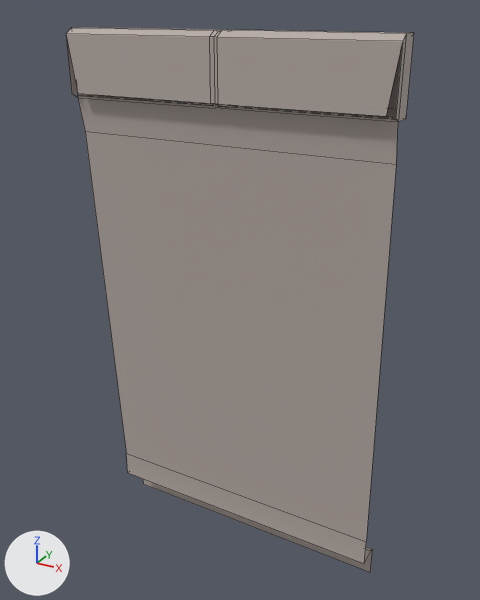
What one commit did to the FBX model Museum of Pierre/Assets/Models/Wall0.fbx.
One viewpoint serves both versions: a 50 mm lens placed at (0.06457, 0.04385, 0.01854), pointed at (0.055, 0.06124, 0.00985). Every picture has the same lights, and +X, +Y and +Z are marked at lower left. Mesh edges are drawn as thin lines. Where no turn or scale is listed for an object, it has been applied to the vertices.

Names of what the first picture shows: 'Plain_Wall0'.
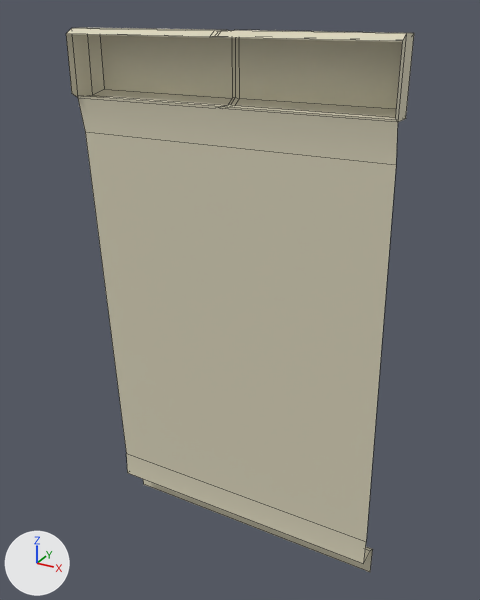
The newer file is also turned or shifted as a whole; pictures and numbers use the older file's frame.

Boxes [x1, y1, x2, y2] around the edits, measured in the pictures (480 x 600 px):
'Plain_Wall0', reshaped: before [66, 27, 414, 572]; after [66, 28, 414, 572]
part 1 of me_mesh, deleted: before [66, 34, 402, 116]
part 2 of me_mesh, recoloured: [66, 28, 414, 572] in both

The change, as a diff of the scene's bpy script:
```diff
--- a/Museum of Pierre/Assets/Models/Wall0.fbx.py
+++ b/Museum of Pierre/Assets/Models/Wall0.fbx.py
@@ mat_enivronment_mat @@
+mat_enivronment_mat = principled_material('Enivronment_MAT')
+mat_enivronment_mat.base_color = (0.71, 0.666, 0.501)  # light grey #dbd5bc
+mat_enivronment_mat.roughness = 0.749
@@ me_mesh @@
 # used by ob_plain_wall0; location = (0.06, 0.06, 0.0)
 # verts and faces of me_mesh; kept vertices keep their numbers, new ones are numbered from 56
 # before: 40 (0.0, -0.0002, 0.0178) at pixel (402, 41), 42 (-0.0049, -0.0002, 0.0178) at pixel (216, 37), 43 (-0.005, -0.0002, 0.0178) at pixel (213, 36), 44 (-0.0051, -0.0002, 0.0178) at pixel (209, 36), 45 (-0.01, -0.0002, 0.0178) at pixel (65, 33)
 # before: 47 (-0.0049, -0.0002, 0.0162) at pixel (217, 104), 48 (-0.0002, -0.0002, 0.0162) at pixel (386, 116), 49 (-0.005, -0.0002, 0.0162) at pixel (214, 103), 50 (-0.0051, -0.0002, 0.0162) at pixel (210, 103), 51 (-0.0098, -0.0002, 0.0162) at pixel (77, 93)
-me_mesh.from_pydata(...)  # 56 vertices, 40 faces; spans x -0.01..0.0, y -0.0002..0.0019, z 0.0..0.018
+me_mesh.from_pydata(...)  # 51 vertices, 36 faces; spans x -0.01..0.0, y -0.0002..0.0019, z 0.0..0.018
+# me_mesh part 1
+delete_vertices([*range(47, 52)])  # with the faces that use them
+# me_mesh part 2: 36 faces spanning x -0.01..0.0, y -0.0002..0.0019, z 0.0..0.018 switch from mat_wall (grey #b7aba5) to mat_enivronment_mat (light grey #dbd5bc)
```
